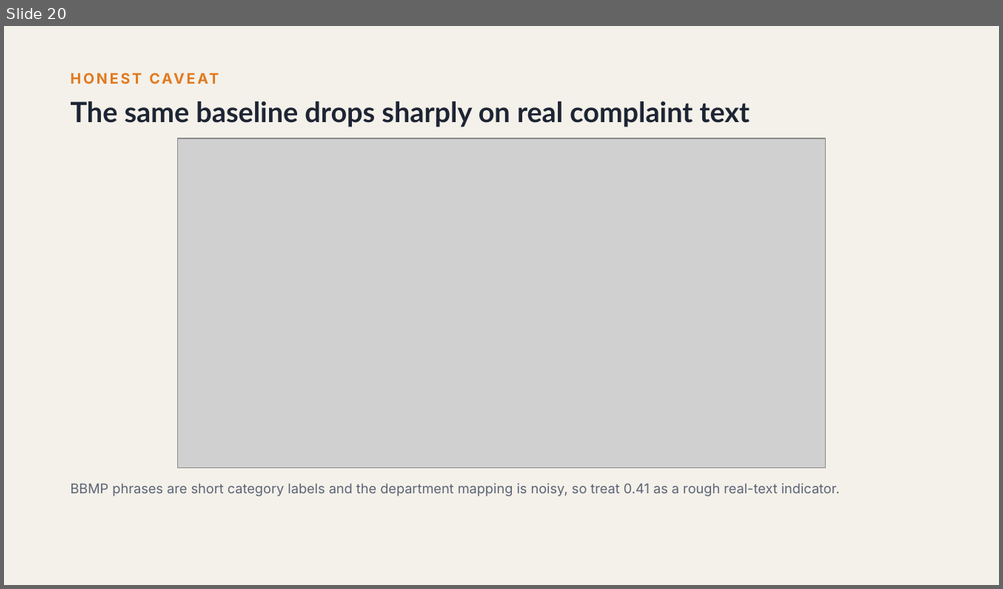
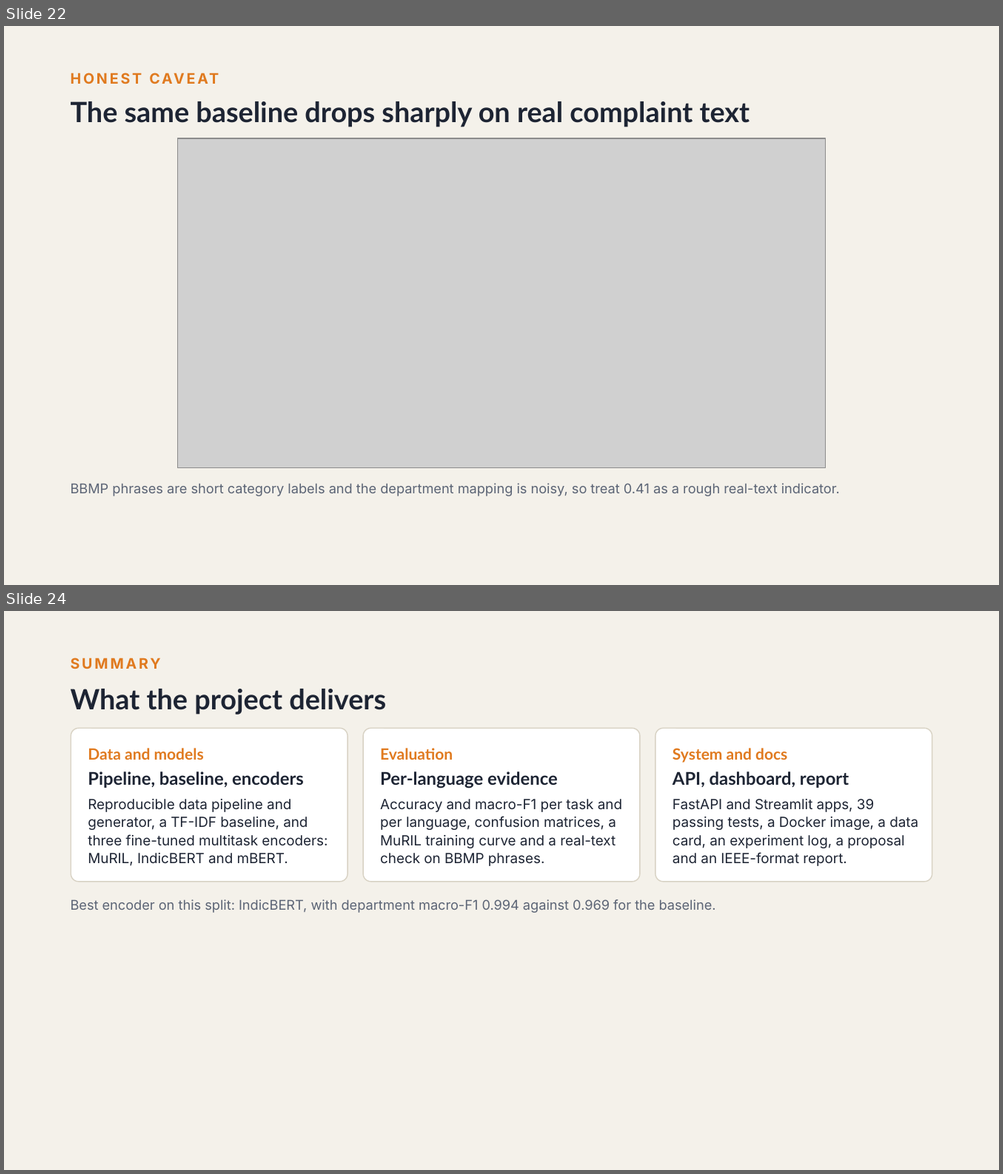
Before and after one commit to sam131725/public_grievenes, a slide deck: docs/slides/P8_Mid-term_Review.pptx. Shown one above the other, each under a label of ours: slide 20 before the commit, slides 22 and 24 after it; the slides between them are not shown. The pictures are 1003x589 and 1003x1174 pixels, drawn with LibreOffice and Linux fonts; fonts in the diff are those of the drawing; grey boxes stand for pictures. Boxes give left, top, right and bottom in pixels: in the first picture for what was removed or moved away, otherwise in the second. Text is boxed around its words. In the diff, an @@ line names an element or a change of style, - is before the commit and + after.

```diff
--- a/docs/slides/P8_Mid-term_Review.pptx
+++ b/docs/slides/P8_Mid-term_Review.pptx
@@ slide 24 added at <box>4,611,999,1170</box>, background #F4F1EA @@
@@ text added at <box>71,658,161,669</box>, 14 pt, text #E07A1F, bold @@
+SUMMARY
@@ title added at <box>71,689,386,715</box>, 27 pt, text #1D2433, bold @@
+What the project delivers
@@ rounded rectangle added at <box>71,728,348,882</box>, fill #FFFFFF, outline #D8D2C4 1 pt @@
@@ rounded rectangle added at <box>363,728,640,882</box>, fill #FFFFFF, outline #D8D2C4 1 pt @@
@@ rounded rectangle added at <box>655,728,932,882</box>, fill #FFFFFF, outline #D8D2C4 1 pt @@
@@ text added at <box>88,748,204,760</box>, 15 pt, text #E07A1F, bold @@
+Data and models
@@ text added at <box>380,748,452,760</box>, 15 pt, text #E07A1F, bold @@
+Evaluation
@@ text added at <box>672,748,787,763</box>, 15 pt, text #E07A1F, bold @@
+System and docs
@@ text added at <box>88,772,304,788</box>, 17 pt, text #1D2433, bold @@
+Pipeline, baseline, encoders
@@ text added at <box>380,772,558,789</box>, 17 pt, text #1D2433, bold @@
+Per-language evidence
@@ text added at <box>672,772,848,788</box>, 17 pt, text #1D2433, bold @@
+API, dashboard, report
@@ text added at <box>88,799,327,866</box>, 13.5 pt, text #1D2433 @@
+Reproducible data pipeline and generator, a TF-IDF baseline, and three fine-tuned multitask encoders: MuRIL, IndicBERT and mBERT.
@@ text added at <box>380,799,622,866</box>, 13.5 pt, text #1D2433 @@
+Accuracy and macro-F1 per task and per language, confusion matrices, a MuRIL training curve and a real-text check on BBMP phrases.
@@ text added at <box>672,799,918,866</box>, 13.5 pt, text #1D2433 @@
+FastAPI and Streamlit apps, 39 passing tests, a Docker image, a data card, an experiment log, a proposal and an IEEE-format report.
@@ text added at <box>71,900,716,913</box>, 13 pt, text #5B6475 @@
+Best encoder on this split: IndicBERT, with department macro-F1 0.994 against 0.969 for the baseline.
@@ what was slide 20 is now slide 22 @@
```
Also in this commit, not shown: 4 slides changed, 2 other slides added, 2 slides removed.
